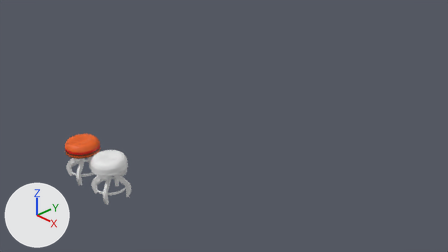
The Blender file Chair/Chair.blend as it was, and as the next commit left it.
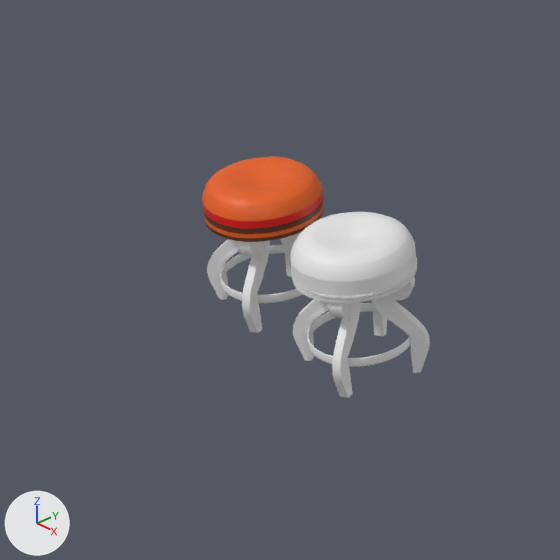
There are two pictures of each version: one from the file's camera 'Camera', one close up on the part from 1% to 38% of the width and 35% to 100% of the height. The lights are fixed; the arrows at lower left show +X, +Y and +Z.

Objects in the first close-up: 'Chair_High', 'Chair_Low', 'Chair_Ring_low', 'Chair_high_Ring', 'Legs_high', 'Legs_low'.
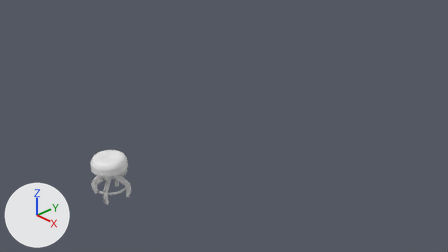
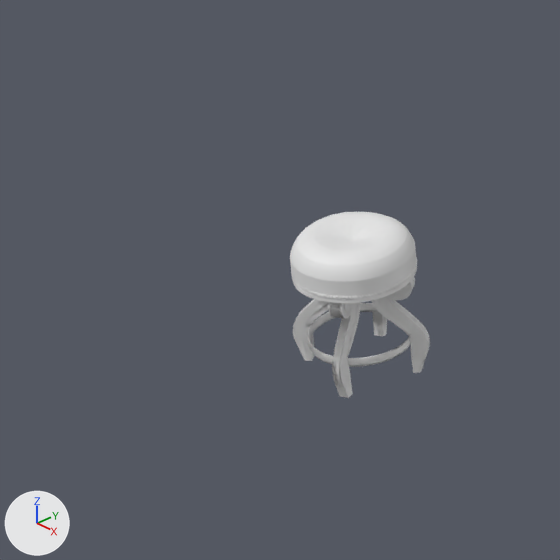
Commit message: Improving sculpt on bottom

The change, as a list of edits to the scene's bpy script:
```text
Change me_cylinder_012:
    where me_cylinder_012.from_pydata(...)  # 394 vertices, 392 faces; spans x -0.286..0.286, y -0.286..0.286, z -0.092..0.123
    used by ob_chair_low; location = (-0.768, -2.45, 0.139); rotation_euler = (0.0, 0.0, -0.626), in degrees (0, 0, -36)
    me_cylinder_012 part 1: all 296 faces that had it switch from mat_material_001 (orange #e75f13) to no material
    me_cylinder_012 part 2: all 32 faces that had it switch from mat_material (red #e7000b) to no material
    me_cylinder_012 part 3: all 64 faces that had it switch from mat_material_002 (brown #632d0b) to no material
Change ob_chair_ring_low:
    ob_chair_ring_low.location: (-0.768, -2.45, 0.007) -> (0.0, -2.45, 0.007)
Change ob_legs_low:
    ob_legs_low.location: (-0.768, -2.45, 0.007) -> (0.0, -2.45, 0.007)
Change ob_chair_low:
    ob_chair_low.rotation_euler: (0.0, 0.0, -0.626) -> (0.0, 0.0, 0.0)  # degrees (0, 0, -36) -> degrees (0, 0, 0)
    ob_chair_low.location: (-0.768, -2.45, 0.139) -> (0.0, -2.45, 0.14)
```

What differs and where, as boxes (x1, y1, x2, y2) in the close-ups (560 x 560 px):
'Chair_Low', recoloured, moved, turned
    before: (202, 156, 324, 242)
    after: (290, 212, 417, 303)
'Legs_low', moved
    before: (207, 218, 321, 333)
    after: (293, 278, 430, 397)
'Chair_Ring_low', moved
    before: (220, 245, 303, 303)
    after: (307, 303, 411, 367)
part 1 of me_cylinder_012, recoloured
    before: (202, 156, 324, 238)
    after: (290, 212, 417, 300)
part 2 of me_cylinder_012, recoloured
    before: (203, 192, 323, 229)
    after: (290, 248, 416, 289)
part 3 of me_cylinder_012, recoloured
    before: (203, 198, 324, 242)
    after: (291, 257, 416, 303)
'Chair_High', unchanged, covered by the edit
    before: (290, 212, 417, 303)
    after: (293, 213, 417, 301)
'Legs_high', unchanged, covered by the edit
    before: (293, 277, 430, 398)
    after: (293, 284, 429, 398)
